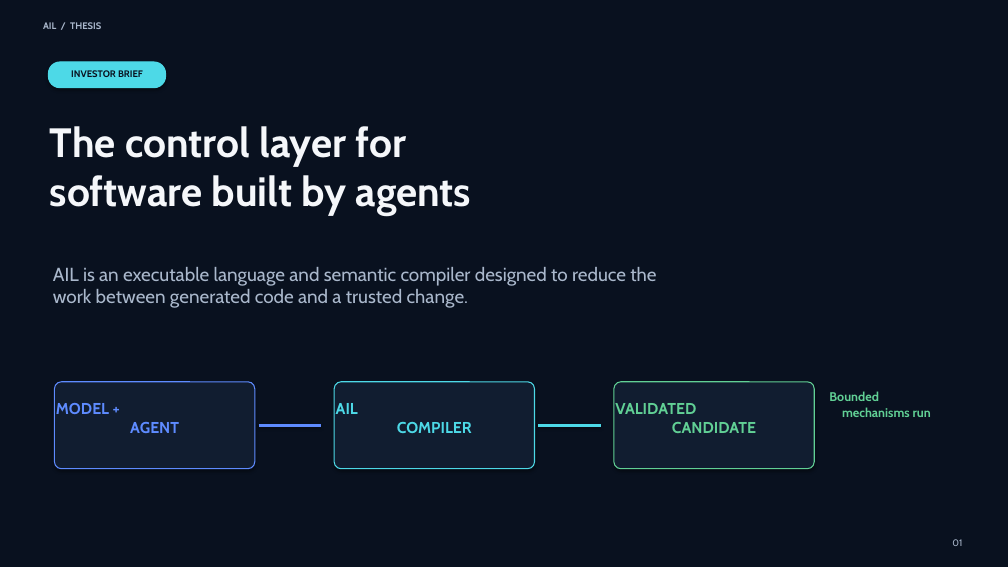
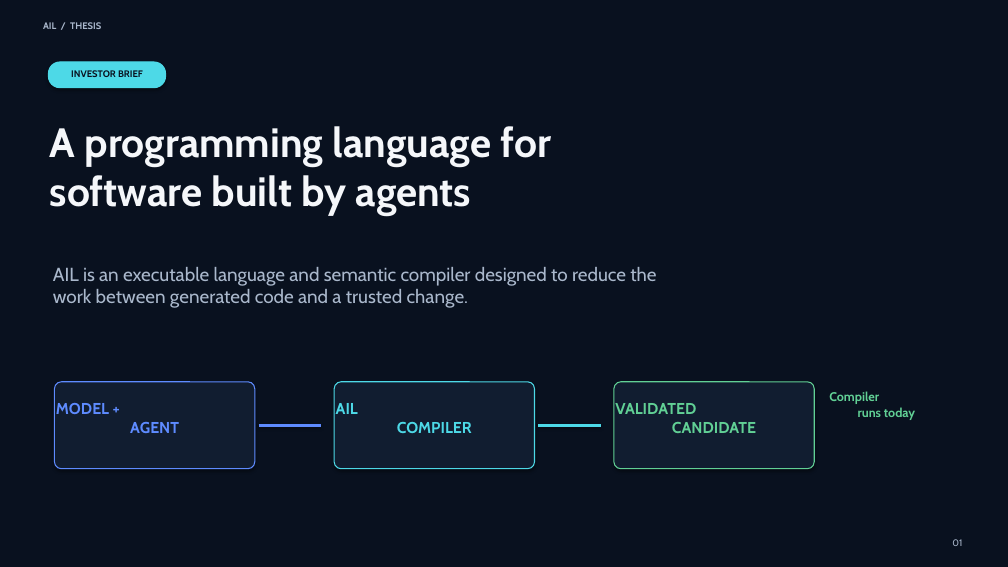
Before and after one commit to a-barwick/ail, a slide deck: slide 1 of docs/investor-deck.pptx. Drawn at 1008x567 pixels with LibreOffice and Linux fonts; fonts in the diff are those of the drawing. Boxes give left, top, right and bottom in pixels: in the first picture for what was removed or moved away, otherwise in the second. Text is boxed around its words. In the diff, an @@ line names an element or a change of style, - is before the commit and + after.

Commit message:
Rewrite documentation around shipped compiler behavior
Amp-Thread-ID: https://ampcode.com/threads/T-019fdd9d-fe9d-742a-b4ab-25e71b0d7f21

```diff
--- a/docs/investor-deck.pptx
+++ b/docs/investor-deck.pptx
@@ text at <box>50,126,551,216</box>: text changed @@
-The control layer for
-software built by agents
+A programming language for
+software built by agents
@@ text at <box>829,391,915,420</box>: text changed @@
-Bounded
-mechanisms run
+Compiler
+runs today
```
Also in this commit, not shown: 7 other slides changed, 38 other files.
